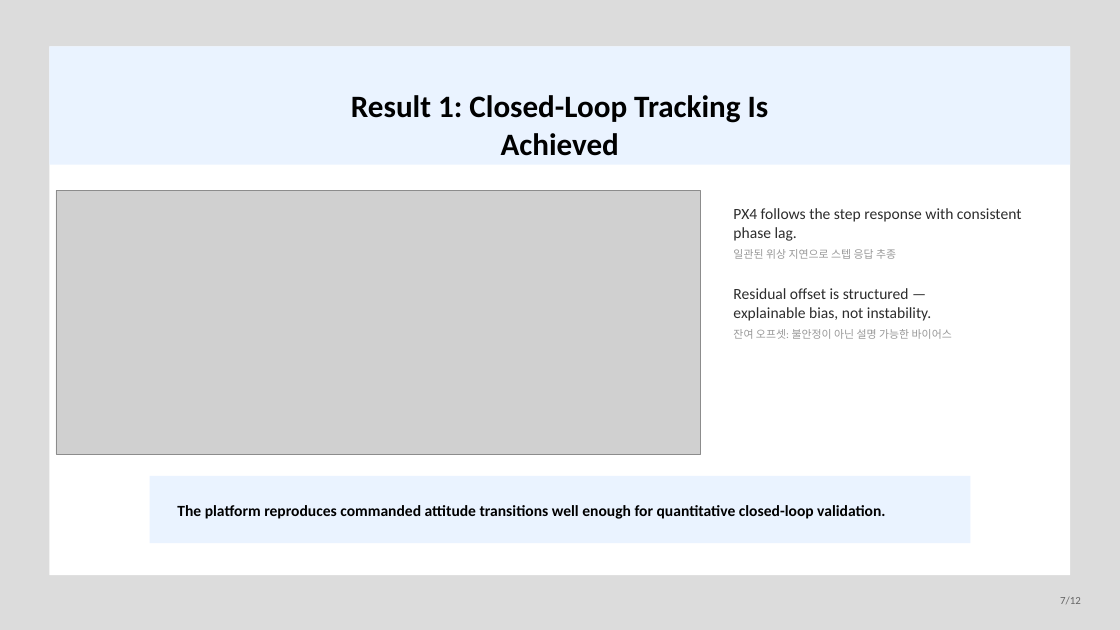
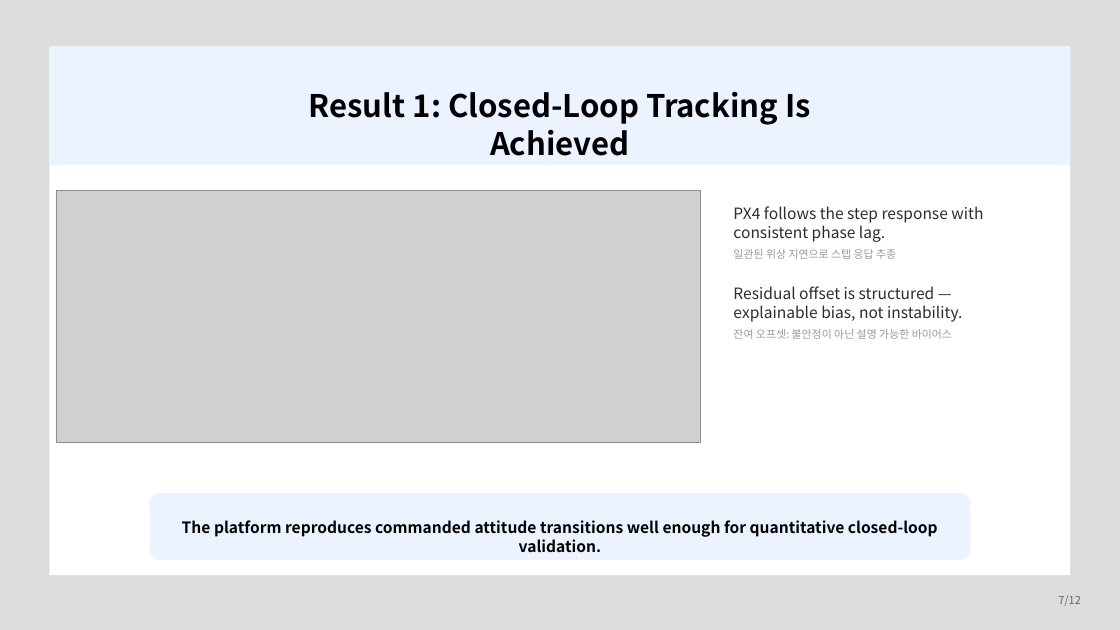
Before and after one commit to banana99ou/Stewart-Platform, a slide deck: slide 7 of presentation/KSAS_Spring2026_Presentation.pptx. Drawn at 1120x630 pixels with LibreOffice and Linux fonts; fonts in the diff are those of the drawing; grey boxes stand for pictures. Boxes give left, top, right and bottom in pixels: in the first picture for what was removed or moved away, otherwise in the second. Text is boxed around its words. In the diff, an @@ line names an element or a change of style, - is before the commit and + after.

```diff
--- a/presentation/KSAS_Spring2026_Presentation.pptx
+++ b/presentation/KSAS_Spring2026_Presentation.pptx
@@ picture: place and size @@
-picture at [56,190,700,454]
+picture at [56,190,700,442]
@@ rounded rectangle: place and size @@
-rounded rectangle at [150,476,970,543]
+rounded rectangle at [150,493,970,560]
@@ rounded rectangle at [150,493,970,560]: rectangle to rounded rectangle @@
@@ text "The platform reproduces commanded attitude ...": place and size @@
-text "The platform reproduces commanded attitude ..." at [177,505,885,519]
+text "The platform reproduces commanded attitude ..." at [182,520,938,553]
@@ text "The platform reproduces commanded attitude ..." at [182,520,938,553]: font Calibri to Noto Sans CJK KR; alignment left to centre @@
@@ font Calibri to Noto Sans CJK KR in 3 elements at [309,91,811,156], [733,206,983,339], [1058,596,1080,606] @@
```
Also in this commit, not shown: 11 other slides changed, 7 other files.
